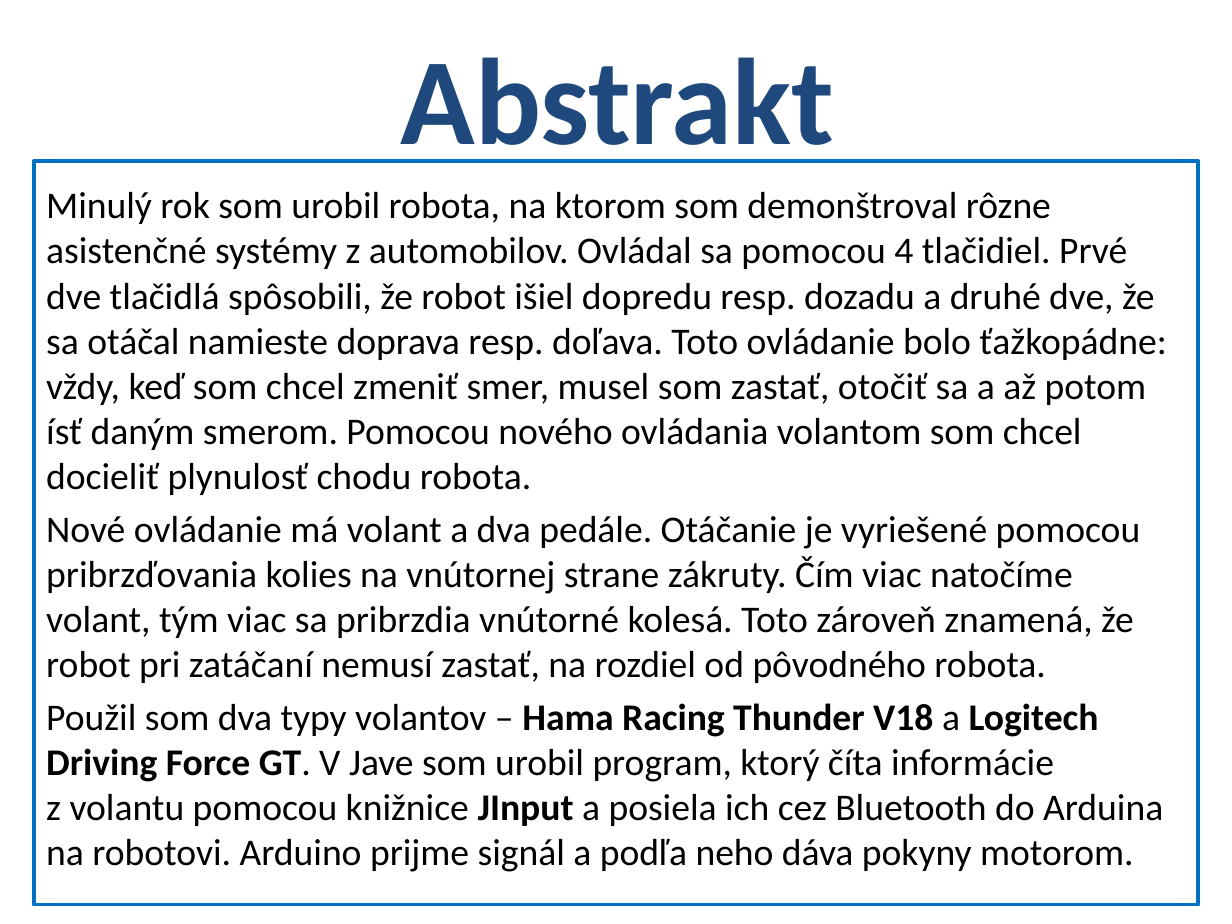
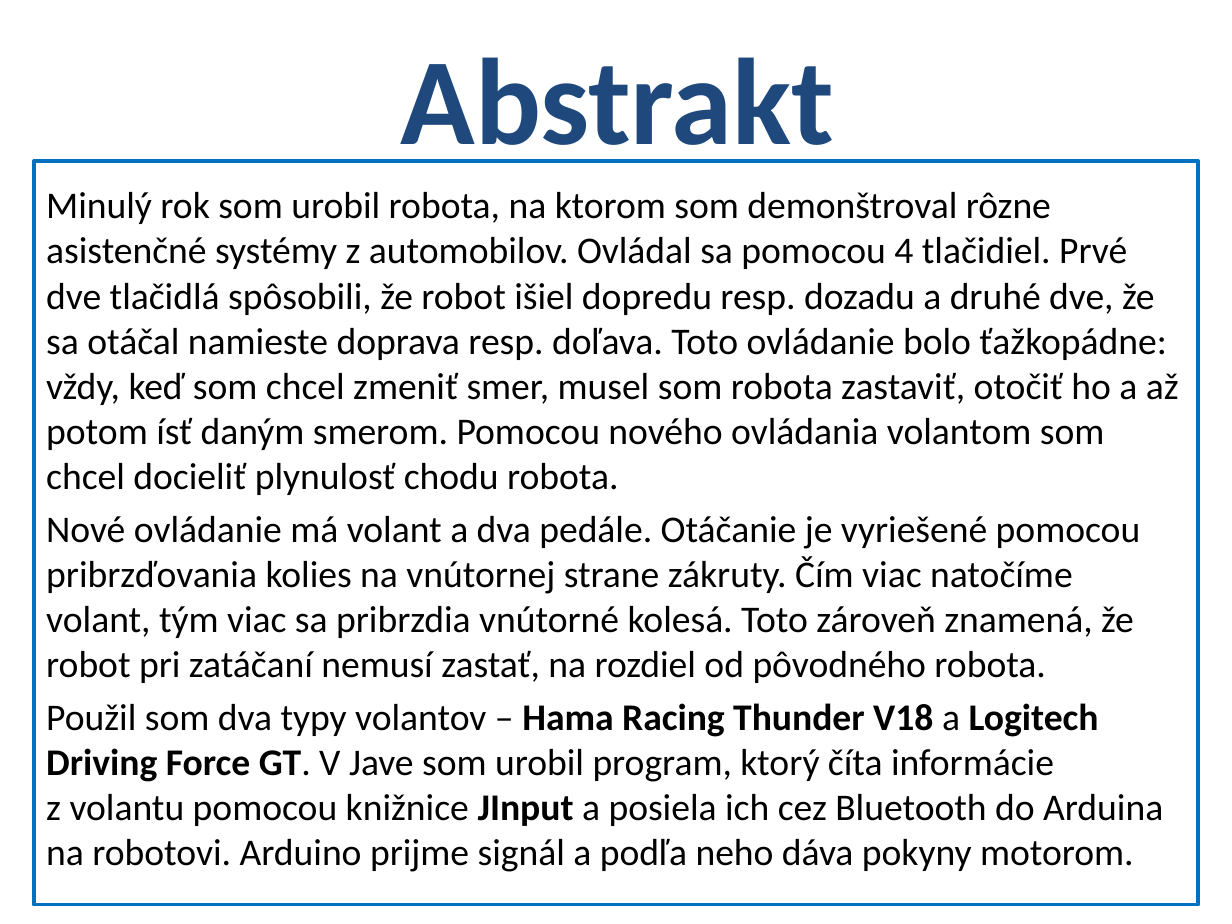
Before and after one commit to janmederly/rp7, a slide deck: slide 3 of doc/fvat/poster.pptx. Drawn at 1232x924 pixels with LibreOffice and Linux fonts; fonts in the diff are those of the drawing. Boxes give left, top, right and bottom in pixels: in the first picture for what was removed or moved away, otherwise in the second. Text is boxed around its words. In the diff, an @@ line names an element or a change of style, - is before the commit and + after.

```diff
--- a/doc/fvat/poster.pptx
+++ b/doc/fvat/poster.pptx
@@ text at box(46, 192, 1179, 495): text changed @@
-Minulý rok som urobil robota, na ktorom som demonštroval rôzne asistenčné systémy z automobilov. Ovládal sa pomocou 4 tlačidiel. Prvé dve tlačidlá spôsobili, že robot išiel dopredu resp. dozadu a druhé dve, že sa otáčal namieste doprava resp. doľava. Toto ovládanie bolo ťažkopádne: vždy, keď som chcel zmeniť smer, musel som zastať, otočiť sa a až potom ísť daným smerom. Pomocou nového ovládania volantom som chcel docieliť plynulosť chodu robota.
+Minulý rok som urobil robota, na ktorom som demonštroval rôzne asistenčné systémy z automobilov. Ovládal sa pomocou 4 tlačidiel. Prvé dve tlačidlá spôsobili, že robot išiel dopredu resp. dozadu a druhé dve, že sa otáčal namieste doprava resp. doľava. Toto ovládanie bolo ťažkopádne: vždy, keď som chcel zmeniť smer, musel som robota zastaviť, otočiť ho a až potom ísť daným smerom. Pomocou nového ovládania volantom som chcel docieliť plynulosť chodu robota.
```
Also in this commit, not shown: 4 other slides changed, 2 slides added, 9 other files.
